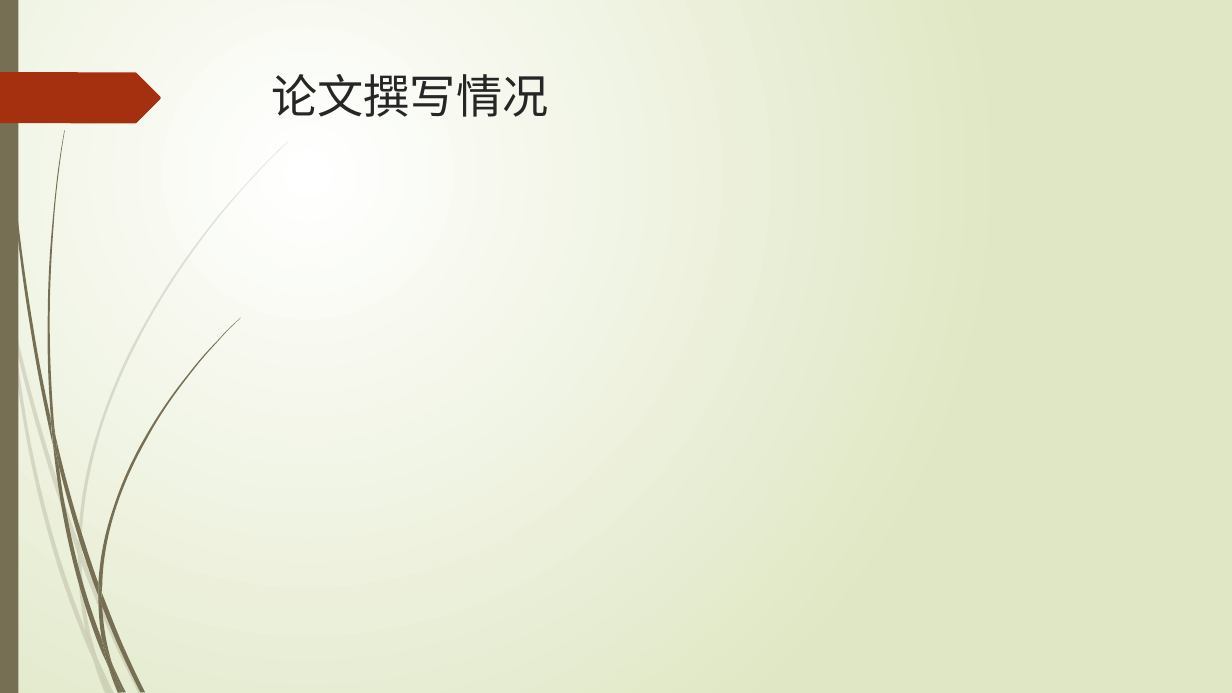
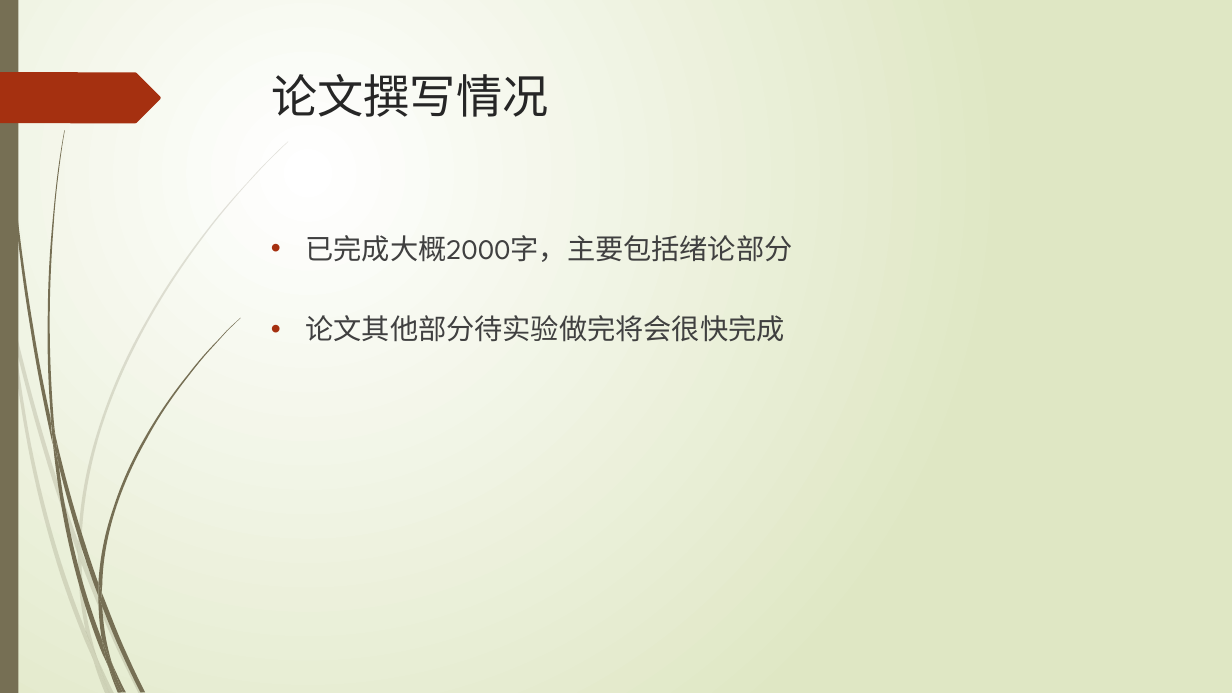
Before and after one commit to KylinJackson/Thesis, a slide deck: slide 17 of show/中期答辩.pptx (slide 11 before the commit). Drawn at 1232x693 pixels with LibreOffice and Linux fonts; fonts in the diff are those of the drawing. Boxes give left, top, right and bottom in pixels: in the first picture for what was removed or moved away, otherwise in the second. Text is boxed around its words. In the diff, an @@ line names an element or a change of style, - is before the commit and + after.

```diff
--- a/show/中期答辩.pptx
+++ b/show/中期答辩.pptx
@@ text added at (x1=306, y1=235, x2=793, y2=342), 22 pt, text #404040 @@
+• 已完成大概2000字，主要包括绪论部分
+• 论文其他部分待实验做完将会很快完成
```
Also in this commit, not shown: 6 other slides changed, 7 slides added, 1 slide removed, 7 other files.
